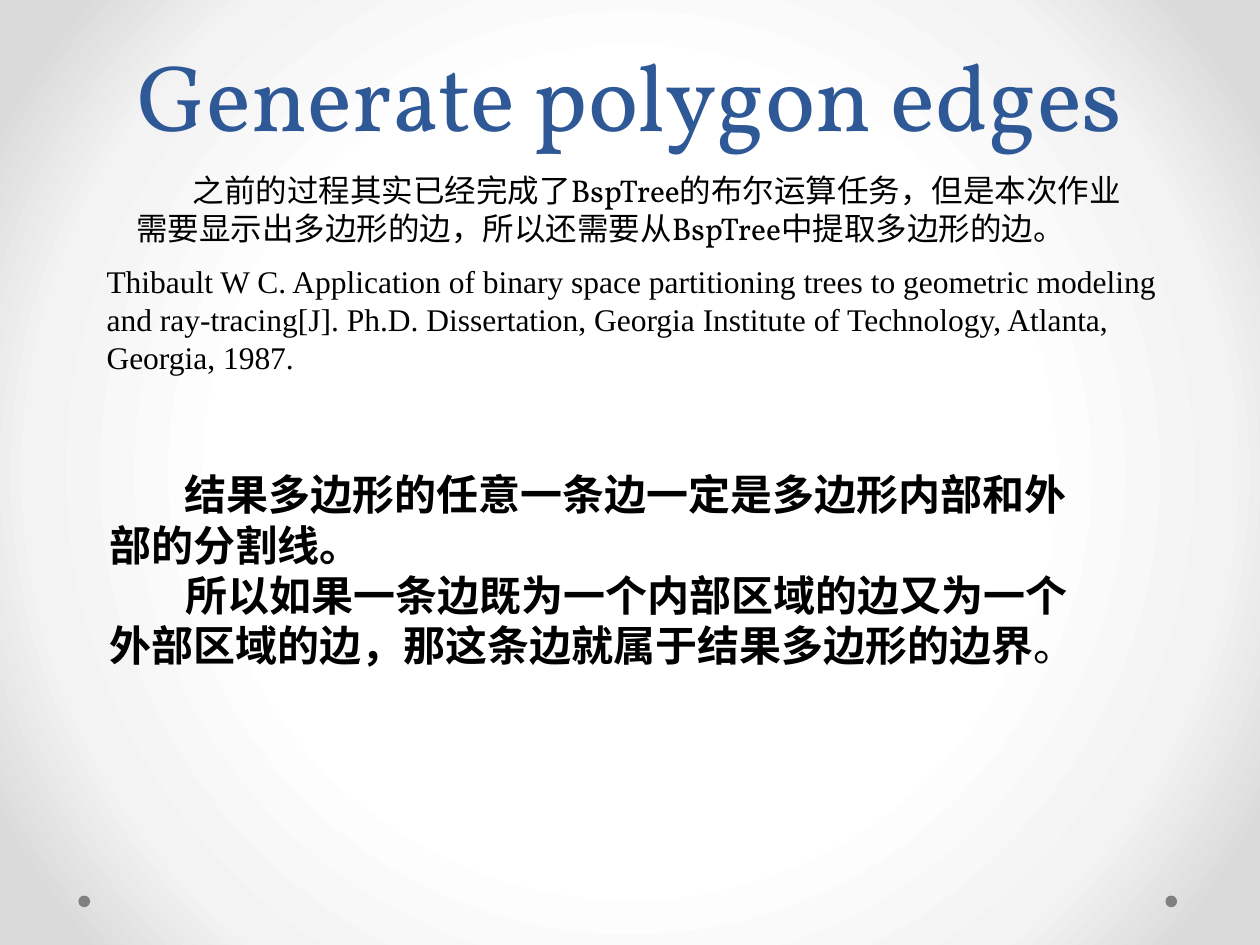
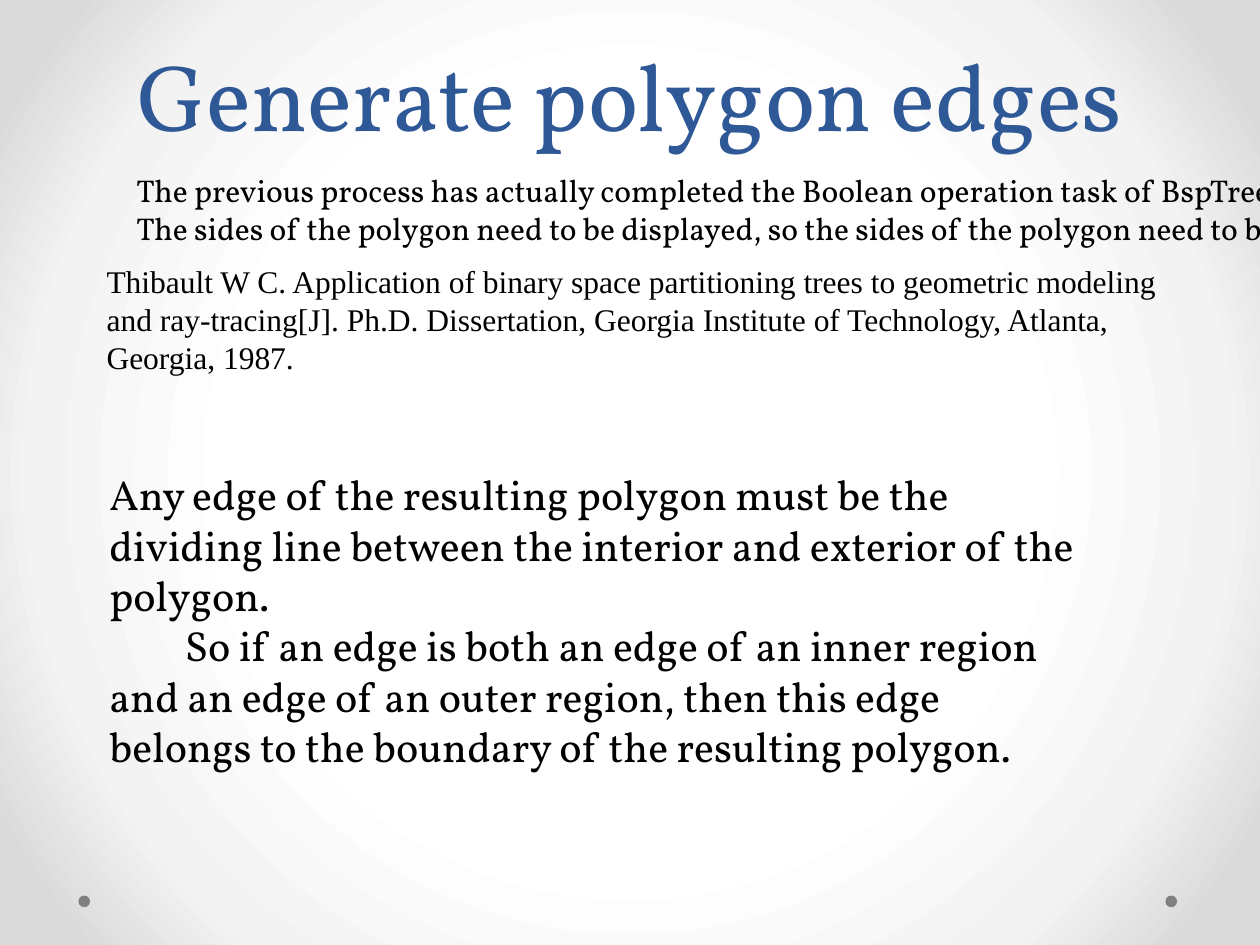
Before and after one commit to goldragoon/BspTreeBooleanOperation, a slide deck: slide 8 of report.pptx. Drawn at 1260x945 pixels with LibreOffice and Linux fonts; fonts in the diff are those of the drawing. Boxes give left, top, right and bottom in pixels: in the first picture for what was removed or moved away, otherwise in the second. Text is boxed around its words. In the diff, an @@ line names an element or a change of style, - is before the commit and + after.

```diff
--- a/report.pptx
+++ b/report.pptx
@@ text at (x1=136, y1=179, x2=1260, y2=248): text changed @@
-之前的过程其实已经完成了BspTree的布尔运算任务，但是本次作业
-需要显示出多边形的边，所以还需要从BspTree中提取多边形的边。
+The previous process has actually completed the Boolean operation task of BspTree, but this assignment
+The sides of the polygon need to be displayed, so the sides of the polygon need to be extracted from the BspTree.
@@ text at (x1=109, y1=480, x2=1074, y2=773): text changed; bold off @@
-结果多边形的任意一条边一定是多边形内部和外部的分割线。
-所以如果一条边既为一个内部区域的边又为一个外部区域的边，那这条边就属于结果多边形的边界。
+Any edge of the resulting polygon must be the dividing line between the interior and exterior of the polygon.
+So if an edge is both an edge of an inner region and an edge of an outer region, then this edge belongs to the boundary of the resulting polygon.
```
Also in this commit, not shown: 7 other slides changed, 9 other files.
